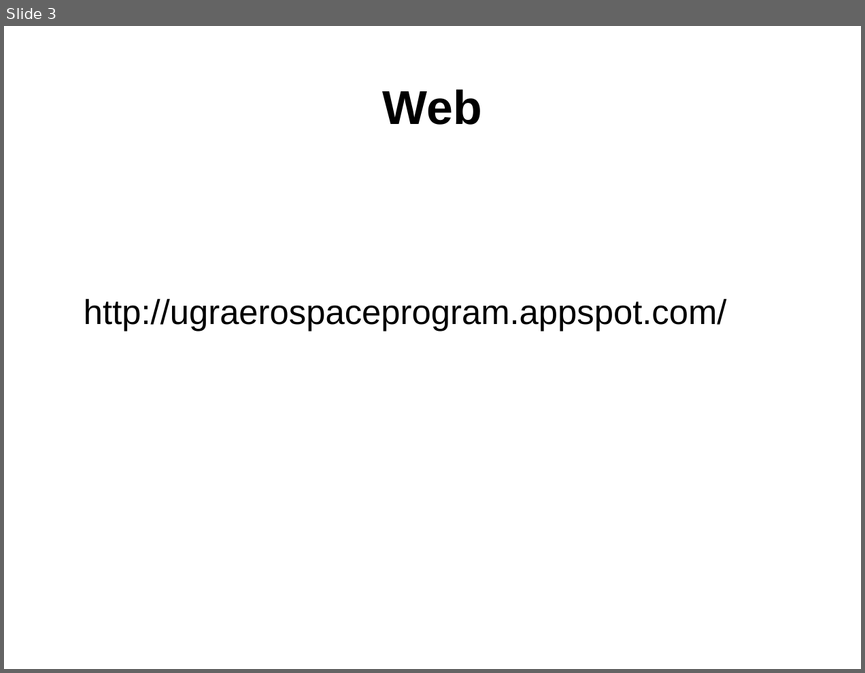
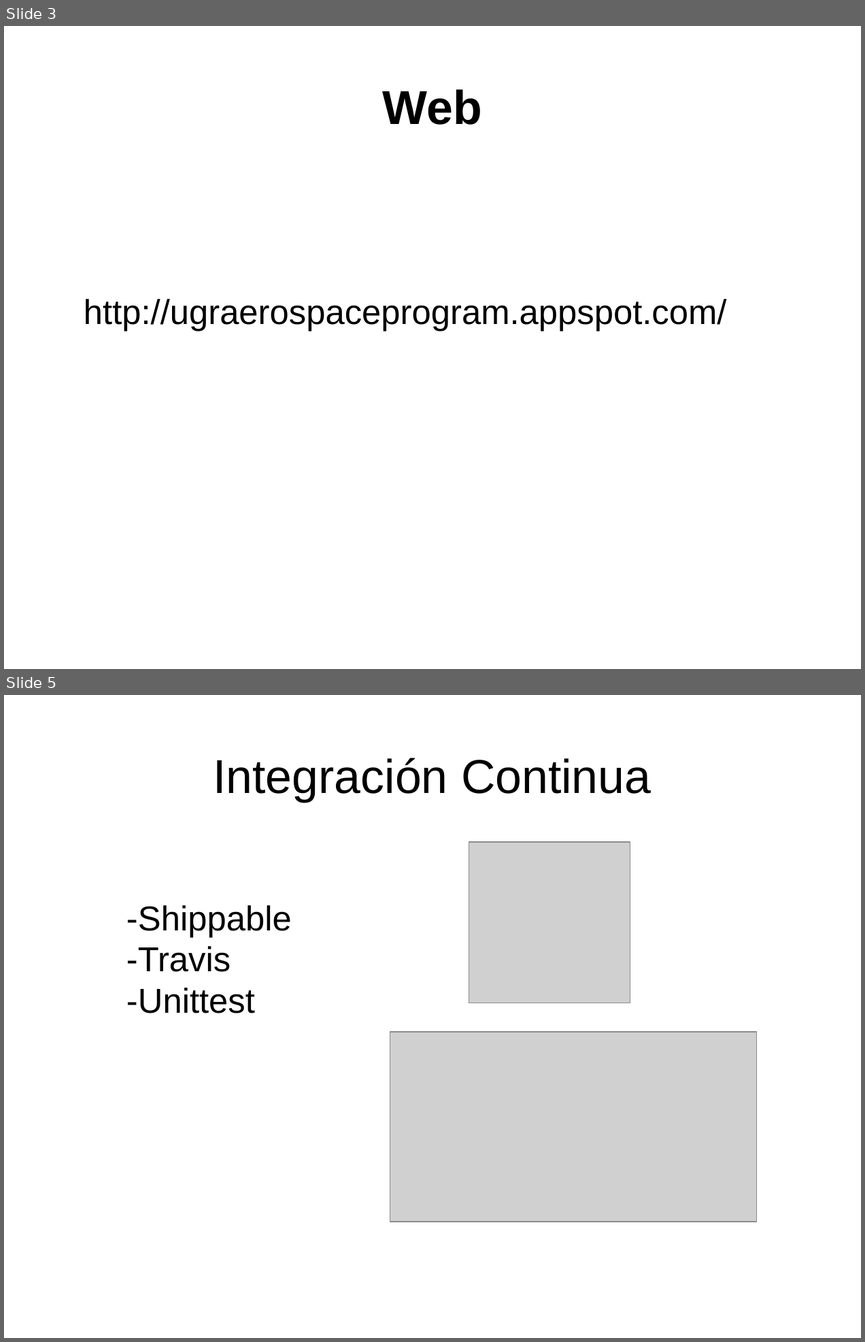
Before and after one commit to juanfranrv/PresentacionIV, a slide deck: presentacion.odp. Shown one above the other, each under a label of ours: slide 3 before the commit, slides 3 and 5 after it; the slides between them are not shown. The pictures are 865x673 and 865x1342 pixels, drawn with LibreOffice and Linux fonts; fonts in the diff are those of the drawing; grey boxes stand for pictures. Boxes give left, top, right and bottom in pixels: in the first picture for what was removed or moved away, otherwise in the second. Text is boxed around its words. In the diff, an @@ line names an element or a change of style, - is before the commit and + after.

```diff
--- a/presentacion.odp
+++ b/presentacion.odp
@@ slide 5 added at bbox=[4, 695, 861, 1338], background #FFFFFF @@
@@ title added at bbox=[213, 758, 651, 802], 44 pt, text #000000 @@
+Integración Continua
@@ picture added at bbox=[469, 842, 630, 1003] @@
@@ subtitle added at bbox=[126, 905, 292, 1013], 32 pt, text #000000 @@
+-Shippable
+-Travis
+-Unittest
@@ picture added at bbox=[390, 1032, 757, 1221] @@
```
Also in this commit, not shown: 2 other slides added.
